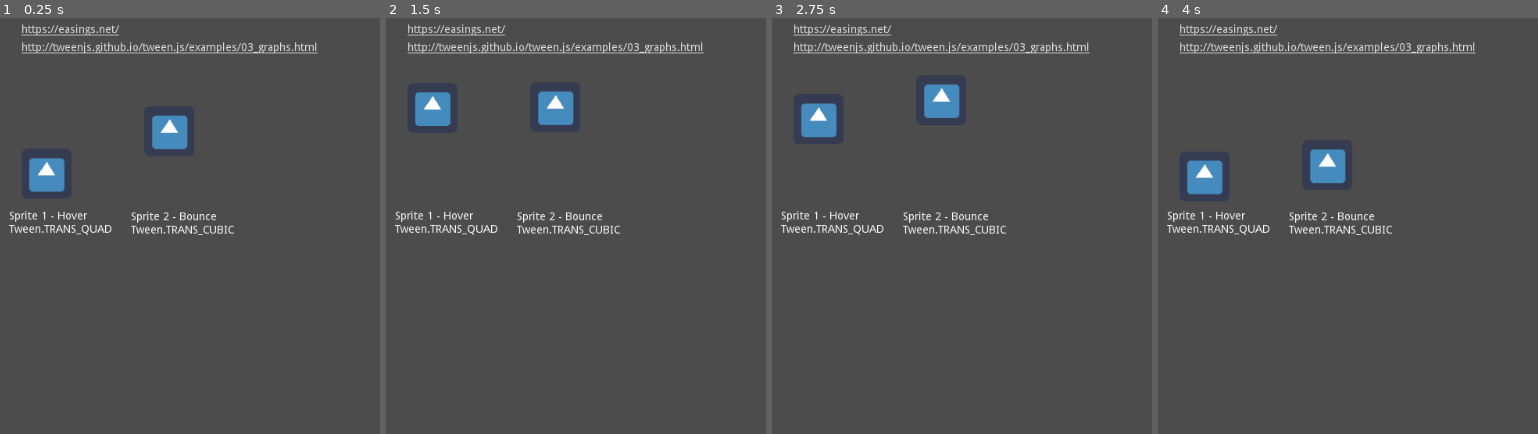
Above: before the commit, frames 1-4 (left to right).
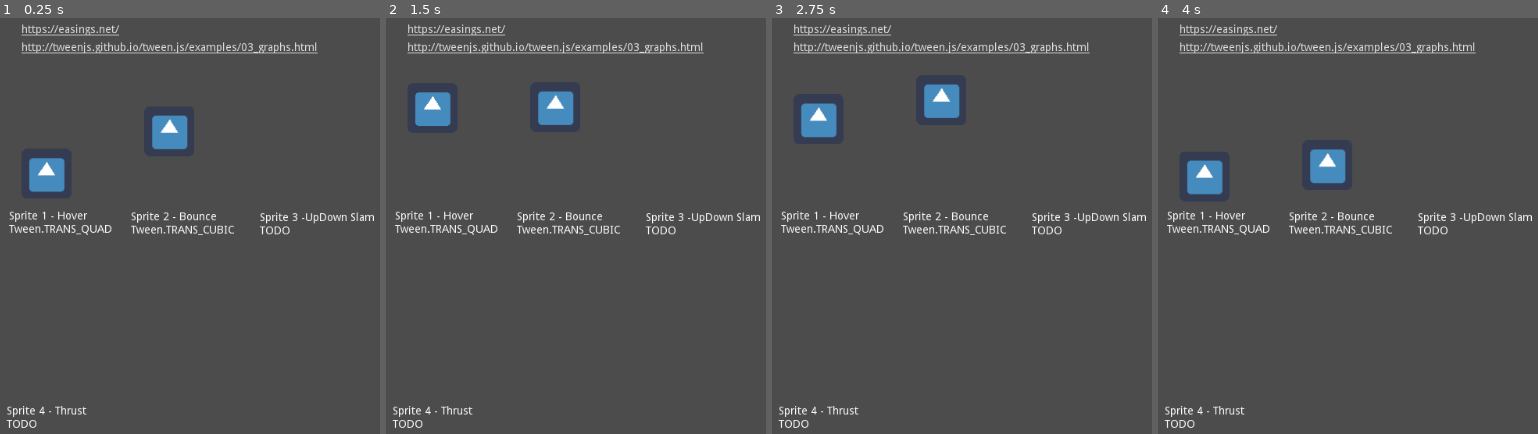
Above: after the commit, the same moments.

Repository: richardnheck/godot-tween-playground
Game: Godot game, scene res://Main.tscn
Same seed, same stepped clock (60 frames per second), same inputs: the game is played once before the commit and once after it. The engine's default icon, where the game draws it, is replaced by a stand-in: a white triangle on a blue panel in a dark square.
Inputs:
- Up to frame 1 (0.25 s): no input
- Up to frame 2 (1.5 s): no input
- Up to frame 3 (2.75 s): no input
- Up to frame 4 (4 s): no input

The runs differ from the first frame. In frame 1, 0.6% of the frame differs, in the area x 1-99%, y 46-99%; in frame 2, 0.6%; in frame 3, 0.6%; in frame 4, 0.6%.

Commit message:
Added todo labels for some tweens

Diff:
--- a/Main.tscn
+++ b/Main.tscn
@@ -63,6 +63,30 @@
 
 [node name="Tween2" type="Tween" parent="."]
 
+[node name="Label3" type="Label" parent="."]
+margin_left = 361.675
+margin_top = 265.767
+margin_right = 493.675
+margin_bottom = 296.767
+rect_pivot_offset = Vector2( 50, 7 )
+text = "Sprite 3 -UpDown Slam
+TODO"
+__meta__ = {
+"_edit_use_anchors_": false
+}
+
+[node name="Label4" type="Label" parent="."]
+margin_left = 37.5248
+margin_top = 513.575
+margin_right = 184.525
+margin_bottom = 544.575
+rect_pivot_offset = Vector2( 50, 7 )
+text = "Sprite 4 - Thrust
+TODO"
+__meta__ = {
+"_edit_use_anchors_": false
+}
+
 [connection signal="pressed" from="LinkButton1" to="." method="_on_LinkButton1_pressed"]
 [connection signal="pressed" from="LinkButton2" to="." method="_on_LinkButton2_pressed"]
 [connection signal="tween_completed" from="Tween1" to="." method="_on_Tween1_tween_completed"]
